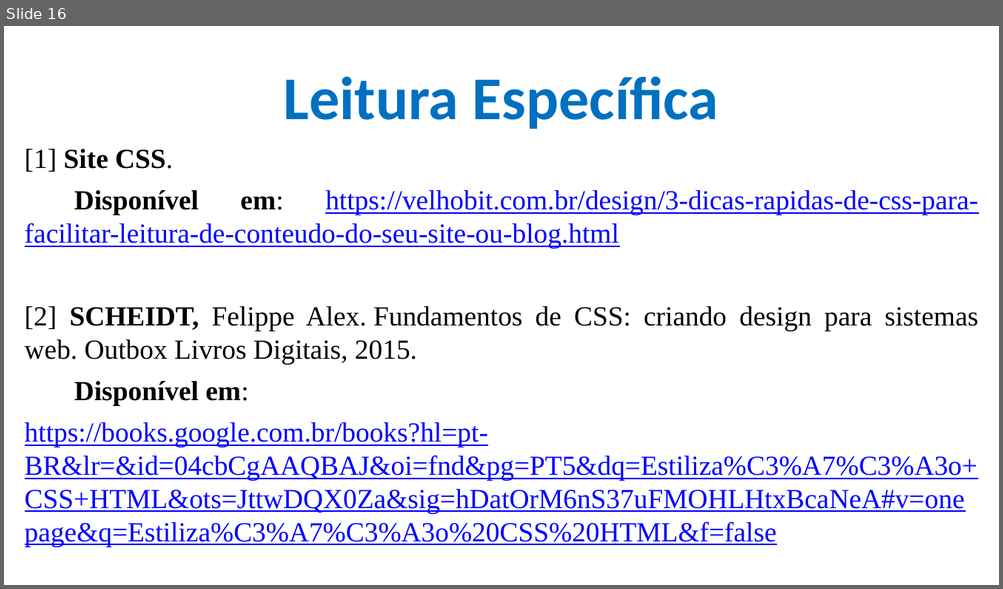
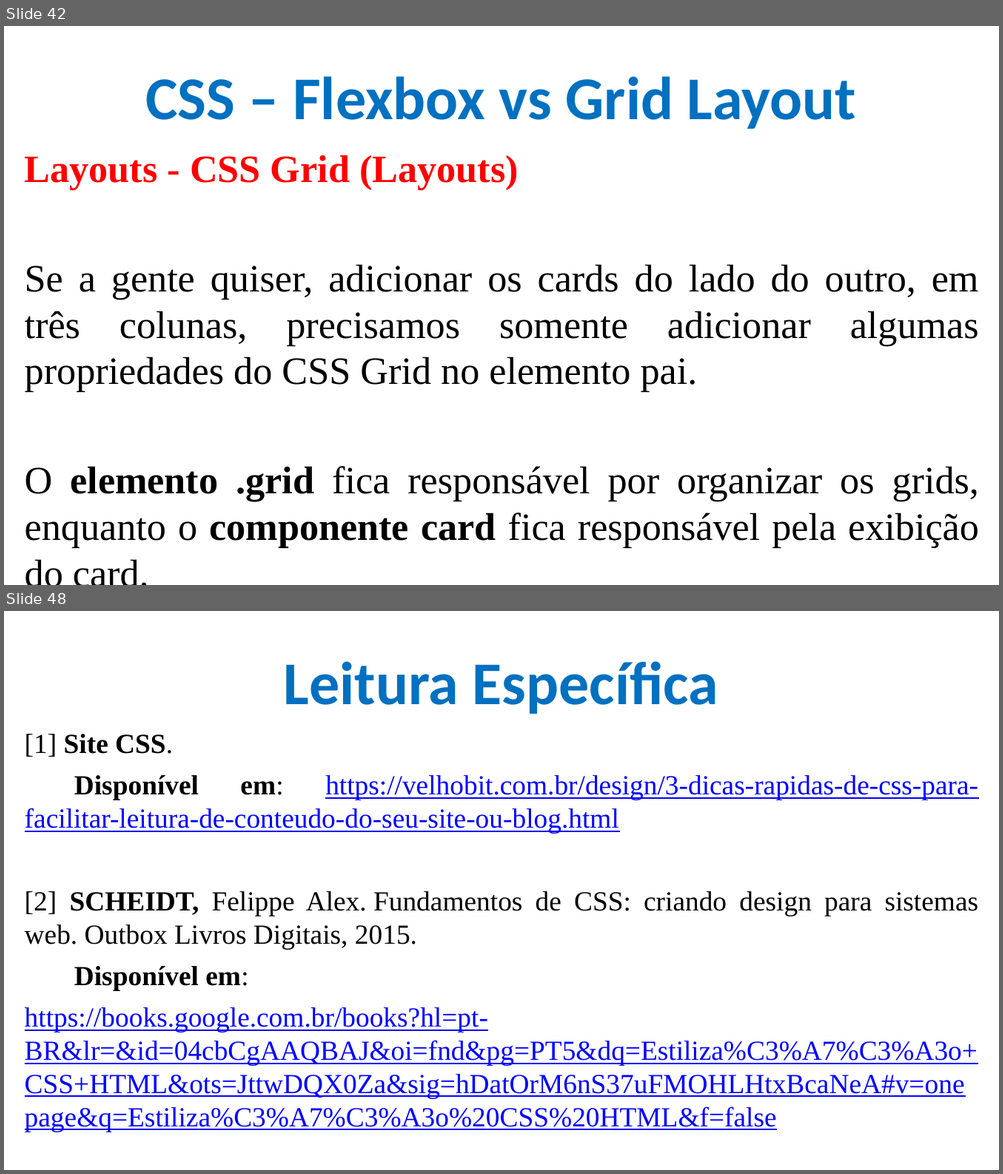
Before and after one commit to CloudEducationBrazil/WydenDesenvolvimentoWebPHP, a slide deck: 01 Classes/Aula 05 e 06 Desenvolvimento Web - CSS.pptx. Shown one above the other, each under a label of ours: slide 16 before the commit, slides 42 and 48 after it; the slides between them are not shown. The pictures are 1003x589 and 1003x1174 pixels, drawn with LibreOffice and Linux fonts; fonts in the diff are those of the drawing; background and template pictures are left out. Boxes give left, top, right and bottom in pixels: in the first picture for what was removed or moved away, otherwise in the second. Text is boxed around its words. In the diff, an @@ line names an element or a change of style, - is before the commit and + after.

```diff
--- a/01 Classes/Aula 05 e 06 Desenvolvimento Web - CSS.pptx
+++ b/01 Classes/Aula 05 e 06 Desenvolvimento Web - CSS.pptx
@@ slide 42 added at bbox=[4, 26, 999, 585], background picture (left out) @@
@@ title added at bbox=[145, 76, 856, 129], 44 pt, text #0070C0, bold @@
+CSS – Flexbox vs Grid Layout
@@ text added at bbox=[25, 155, 979, 548], 28 pt, text #000000 @@
+Layouts - CSS Grid (Layouts)
+Se a gente quiser, adicionar os cards do lado do outro, em três colunas, precisamos somente adicionar algumas propriedades do CSS Grid no elemento pai.
+O elemento .grid fica responsável por organizar os grids, enquanto o componente card fica responsável pela exibição do card.
@@ what was slide 16 is now slide 48 @@
```
Also in this commit, not shown: 7 slides changed, 32 other slides added, 1 slide removed, 1 other file.
